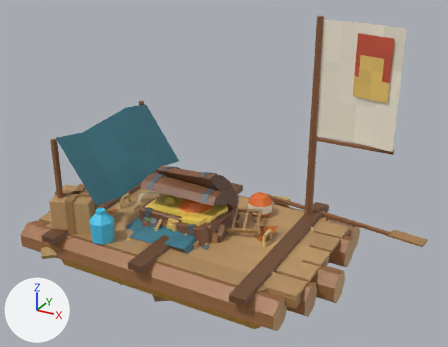
The glTF model ciudad-flotante/src/assets/models/restos.glb: old version first, new version second.
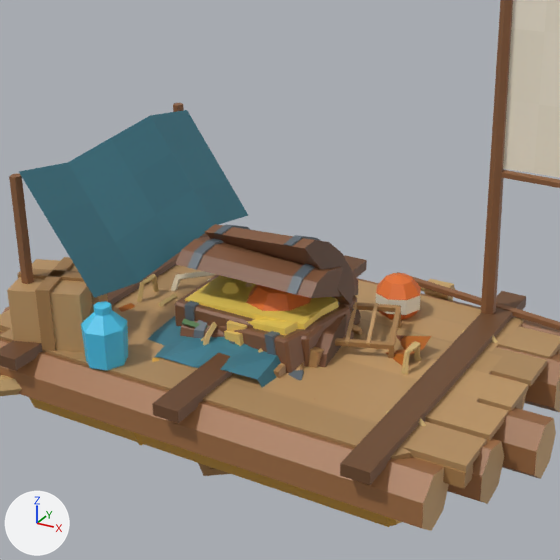
Each version appears first whole from a 50 mm camera at (3.18, -5.07, 4.4) aimed at (0.39, 0.01, 1.86), and next in a close-up on the part from 10% to 78% of the width and 13% to 100% of the height. Every picture has the same lights, and +X, +Y and +Z are marked at lower left. The first two pictures are the older version. Where no turn or scale is listed for an object, it has been applied to the vertices. Vertices at exactly the same position are counted once.

In view in the first close-up: 'resto_balsa_0', 'resto_balsa_1', 'resto_balsa_2', 'resto_caja_0', 'resto_cofre_0', 'resto_cofre_1', 'resto_cofre_2', 'resto_red_0', 'resto_red_1', 'resto_red_2' and 5 more.
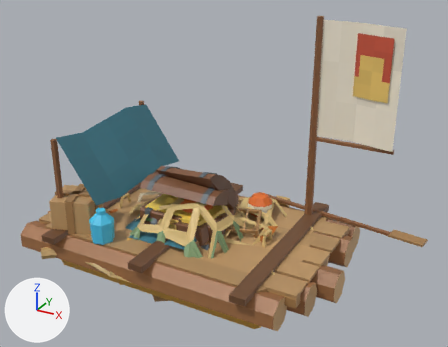
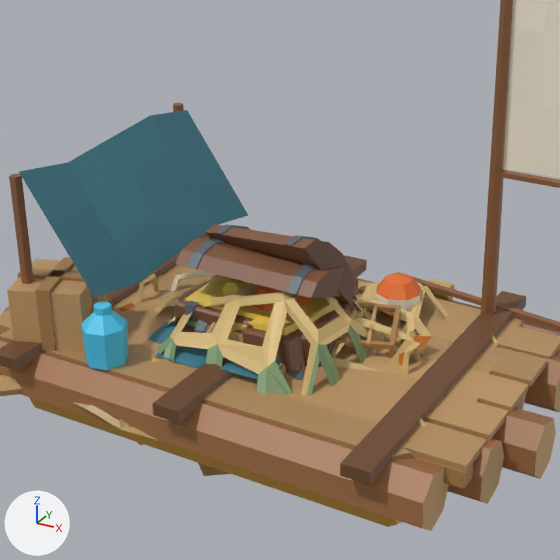
Where the newer file only moved an object's origin or applied its transform, the numbers keep the older frame.

Where the change shows, as pixel boxes (x1, y1, x2, y2) in the close-ups (560 x 560 px):
'resto_red_1', reshaped: before (246, 284, 311, 311); after (157, 281, 386, 396)
'resto_red_0', reshaped: before (207, 273, 455, 320); after (74, 273, 455, 441)
'resto_red_2', reshaped: before (335, 302, 401, 358); after (155, 283, 426, 372)
part 1 of me_resto_red_0, added (mostly hidden): after (74, 282, 448, 441)
part 2 of me_resto_red_1, added (brown): after (157, 281, 386, 396)
part 3 of me_resto_red_2, added (mostly hidden): after (155, 283, 426, 372)
'resto_caja_0', unchanged, covered by the edit: before (148, 316, 286, 387); after (148, 316, 286, 380)
'resto_cofre_1', unchanged, covered by the edit: before (180, 308, 361, 367); after (181, 308, 354, 367)

What the commit changed:
me_resto_red_0 is used by ob_resto_red_0; location (-0.047, 0.009, 1.2).
me_resto_red_0 had 265 vertices, 396 faces and spanned x -1.02..1.02, y -1.04..1.04, z -0.25..0.25.
me_resto_red_0 now has 409 vertices, 684 faces and spans x -1.02..1.02, y -1.04..1.04, z -0.25..0.25.
me_resto_red_0 part 1: 144 vertices added at x -0.96..0.99, y -1.0..0.98, z -0.24..0.13.
me_resto_red_1 is used by ob_resto_red_1; location (-0.011, 0.0, 1.255).
me_resto_red_1 had 315 vertices, 508 faces and spanned x -0.89..0.89, y -0.93..0.93, z -0.31..0.31.
me_resto_red_1 now has 459 vertices, 796 faces and spans x -0.89..0.89, y -0.93..0.93, z -0.31..0.33.
Part 2, on me_resto_red_1:
144 vertices are added at x -0.84..0.85, y -0.89..0.89, z -0.3..0.33.
288 new faces join them.
me_resto_red_2 is used by ob_resto_red_2; location (-0.011, 0.0, 1.145).
me_resto_red_2 had 280 vertices, 436 faces and spanned x -1.09..1.09, y -0.87..0.87, z -0.2..0.2.
me_resto_red_2 now has 420 vertices, 716 faces and spans x -1.09..1.09, y -0.87..0.87, z -0.2..0.2.
me_resto_red_2 part 3: 140 vertices added at x -1.06..1.07, y -0.84..0.84, z -0.19..0.2.
